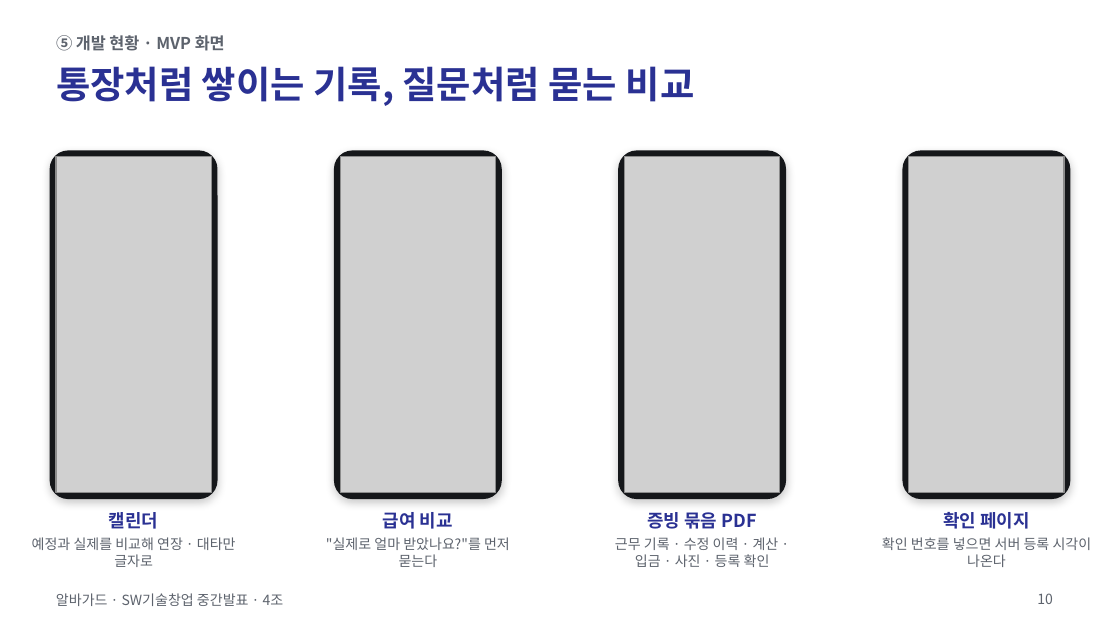
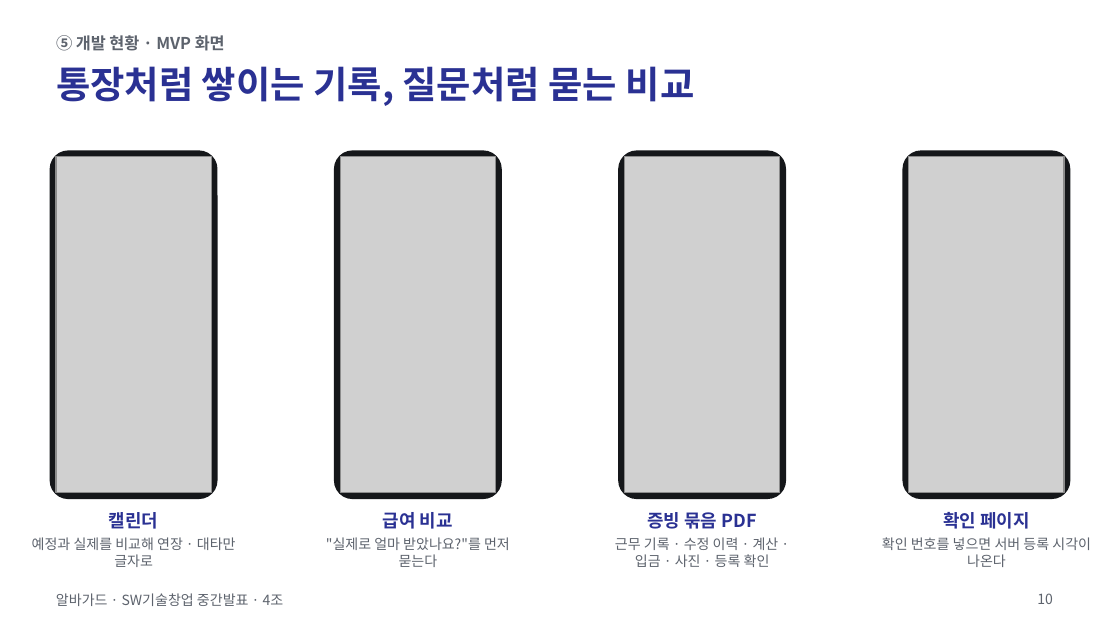
Before and after one commit to jihooni217/albaguard, a slide deck: slide 10 of docs/06_중간발표_PPT.pptx. Drawn at 1120x630 pixels with LibreOffice and Linux fonts; fonts in the diff are those of the drawing; grey boxes stand for pictures. Boxes give left, top, right and bottom in pixels: in the first picture for what was removed or moved away, otherwise in the second. Text is boxed around its words. In the diff, an @@ line names an element or a change of style, - is before the commit and + after.

```diff
--- a/docs/06_중간발표_PPT.pptx
+++ b/docs/06_중간발표_PPT.pptx
@@ shadow off in 4 elements at bbox=[50, 151, 217, 498], bbox=[335, 151, 502, 498], bbox=[619, 151, 786, 498], bbox=[903, 151, 1070, 498] @@
```
Also in this commit, not shown: 7 other slides changed, 5 other files.
